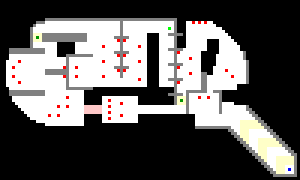
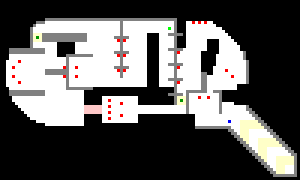
Comparing the layer stacks of the two 300 x 180 images. Changes:
hid "trackers" over [48,45,210,117]
painted on "paths" over [198,96,291,171]
